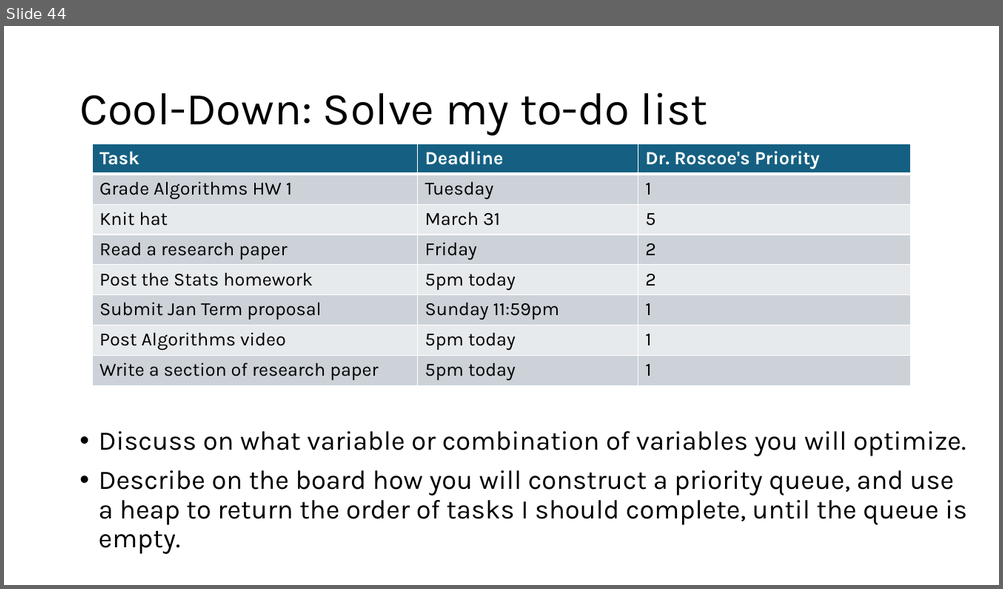
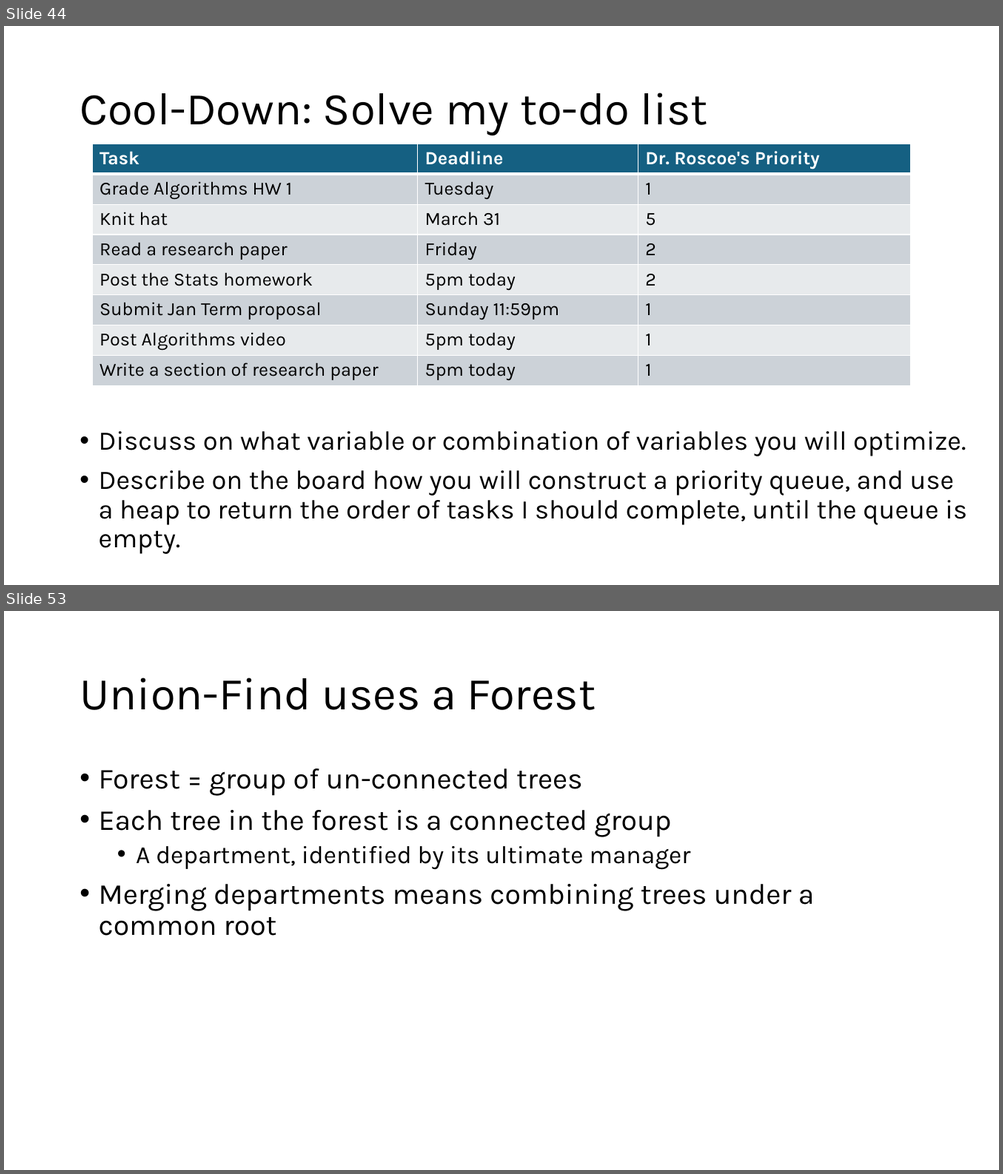
Before and after one commit to SMC-CS-374-Sp26/Unit-2-Data-Structures, a slide deck: 374 DS in detail.pptx. Shown one above the other, each under a label of ours: slide 44 before the commit, slides 44 and 53 after it; the slides between them are not shown. The pictures are 1003x589 and 1003x1174 pixels, drawn with LibreOffice and Linux fonts; fonts in the diff are those of the drawing. Boxes give left, top, right and bottom in pixels: in the first picture for what was removed or moved away, otherwise in the second. Text is boxed around its words. In the diff, an @@ line names an element or a change of style, - is before the commit and + after.

```diff
--- a/374 DS in detail.pptx
+++ b/374 DS in detail.pptx
@@ slide 53 added at (4, 611, 999, 1170), background #FFFFFF @@
@@ title added at (79, 678, 596, 710), 44 pt, text #000000 @@
+Union-Find uses a Forest
@@ text added at (99, 769, 814, 936), 28 pt, text #000000 @@
+• Forest = group of un-connected trees
+• Each tree in the forest is a connected group
+  • A department, identified by its ultimate manager
+• Merging departments means combining trees under a common root
```
Also in this commit, not shown: 21 other slides added.
